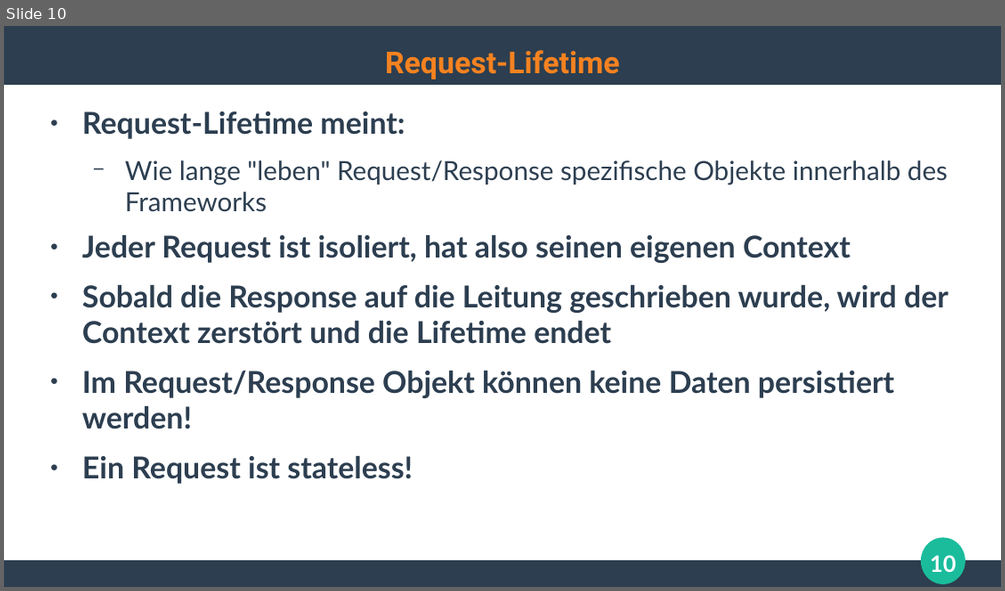
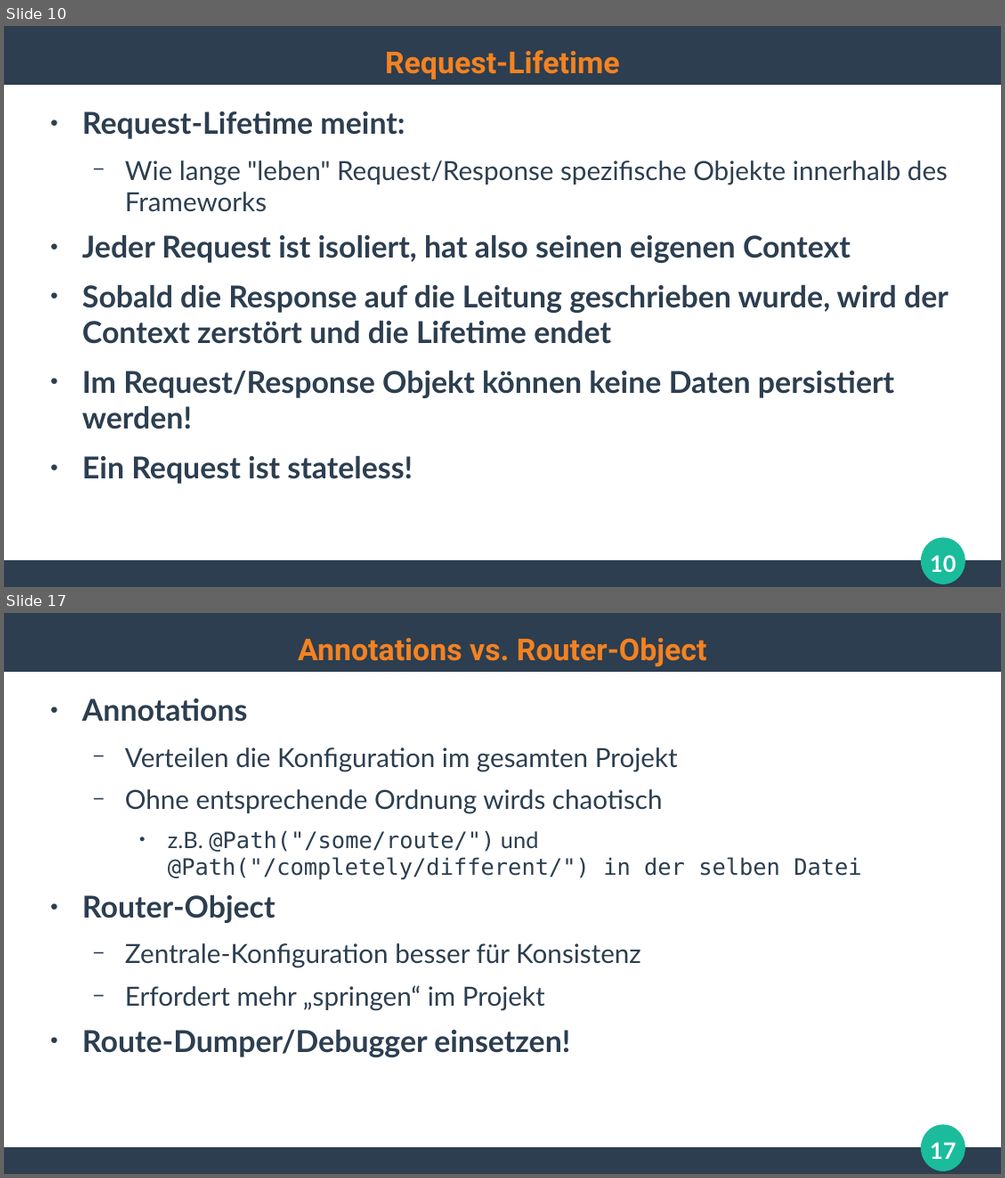
Before and after one commit to ghandmann/HS-AlbSig-WebAnwendungen2, a slide deck: Kapitel/04_WebFrameworks_1x1.odp. Shown one above the other, each under a label of ours: slide 10 before the commit, slides 10 and 17 after it; the slides between them are not shown. The pictures are 1005x591 and 1005x1178 pixels, drawn with LibreOffice and Linux fonts; fonts in the diff are those of the drawing. Boxes give left, top, right and bottom in pixels: in the first picture for what was removed or moved away, otherwise in the second. Text is boxed around its words. In the diff, an @@ line names an element or a change of style, - is before the commit and + after.

```diff
--- a/Kapitel/04_WebFrameworks_1x1.odp
+++ b/Kapitel/04_WebFrameworks_1x1.odp
@@ slide 17 added at bbox=[4, 613, 1001, 1174], background #FFFFFF; not listed: 3 template elements that a slide beside it also shows @@
@@ title added at bbox=[298, 637, 707, 666], 24 pt, text #F58220, bold @@
+Annotations vs. Router-Object
@@ text added at bbox=[82, 698, 861, 1057], 21 pt, text #2C3E50 @@
+● Annotations
+  − Verteilen die Konfiguration im gesamten Projekt
+  − Ohne entsprechende Ordnung wirds chaotisch
+    ● z.B. @Path("/some/route/") und @Path("/completely/different/") in der selben Datei
+● Router-Object
+  − Zentrale-Konfiguration besser für Konsistenz
+  − Erfordert mehr „springen“ im Projekt
+● Route-Dumper/Debugger einsetzen!
@@ page number added at bbox=[930, 1142, 955, 1159], 18 pt, text #FFFFFF, bold @@
+17
```
Also in this commit, not shown: 4 slides changed, 5 other slides added, 1 slide removed, 2 other files.
